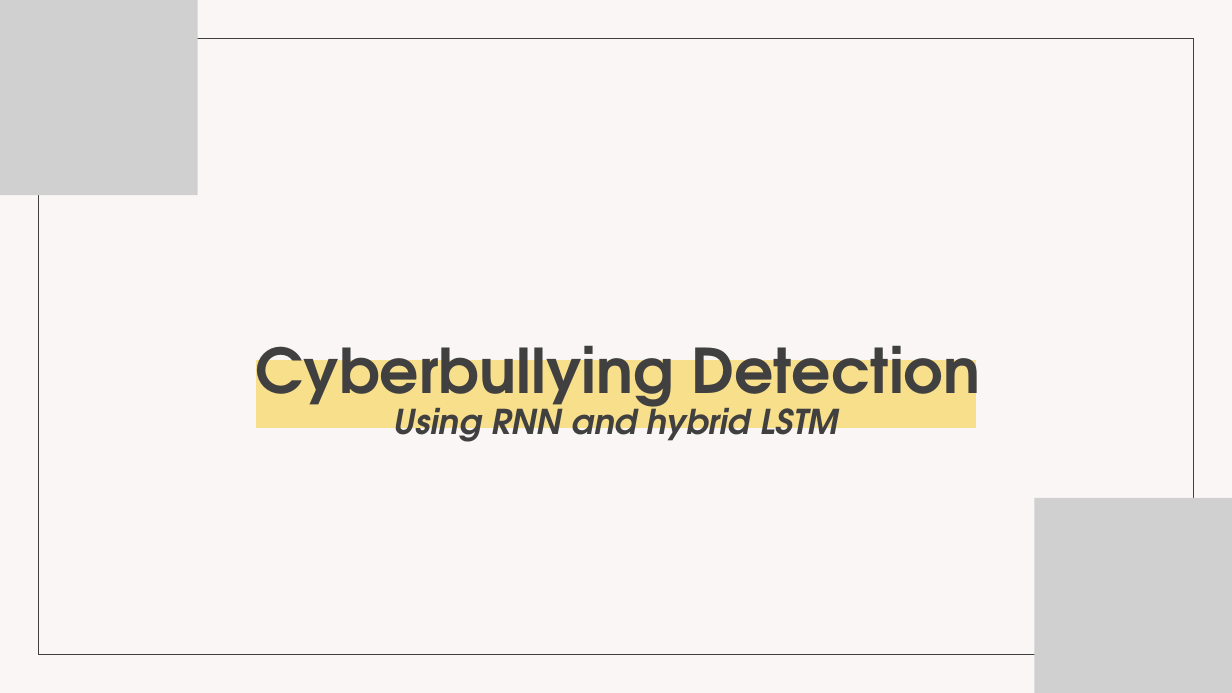
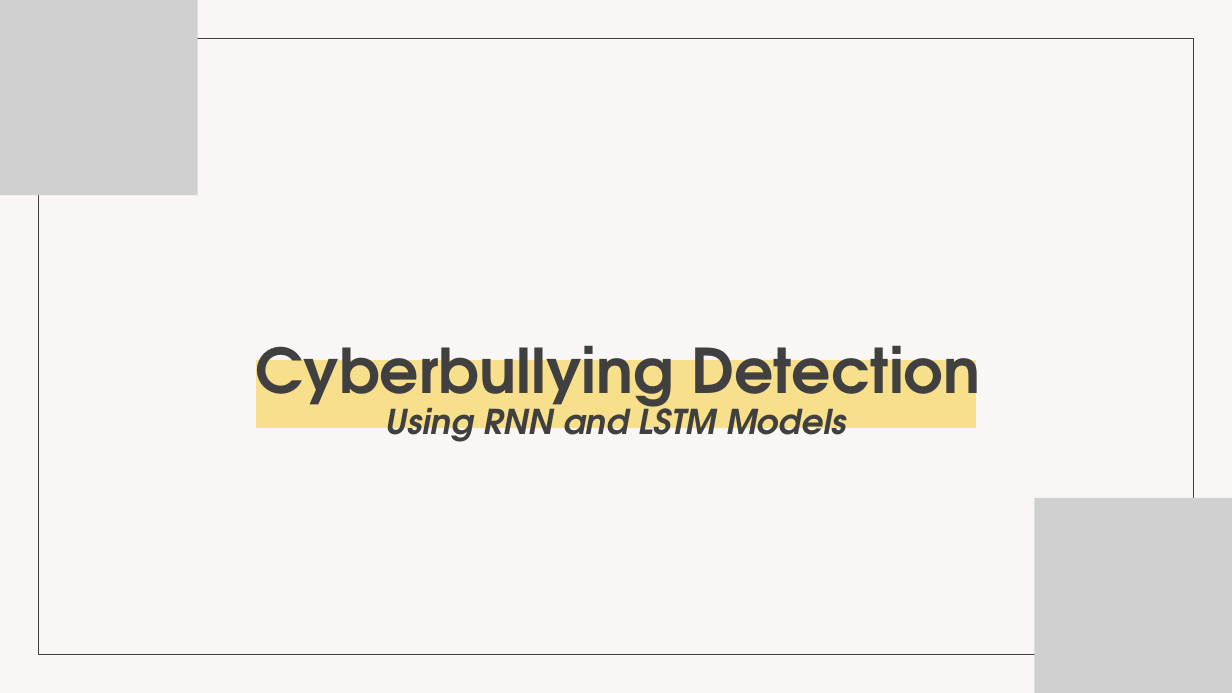
Before and after one commit to Codegeek2004/CyberBullying_using_RNN_LSTM, a slide deck: slide 1 of static/asset/PRESENTATION.pptx. Drawn at 1232x693 pixels with LibreOffice and Linux fonts; fonts in the diff are those of the drawing; grey boxes stand for pictures. Boxes give left, top, right and bottom in pixels: in the first picture for what was removed or moved away, otherwise in the second. Text is boxed around its words. In the diff, an @@ line names an element or a change of style, - is before the commit and + after.

```diff
--- a/static/asset/PRESENTATION.pptx
+++ b/static/asset/PRESENTATION.pptx
@@ text at box(385, 396, 846, 449): text changed @@
-Using RNN and hybrid LSTM
+Using RNN and LSTM Models
```
Also in this commit, not shown: 6 other slides changed.
